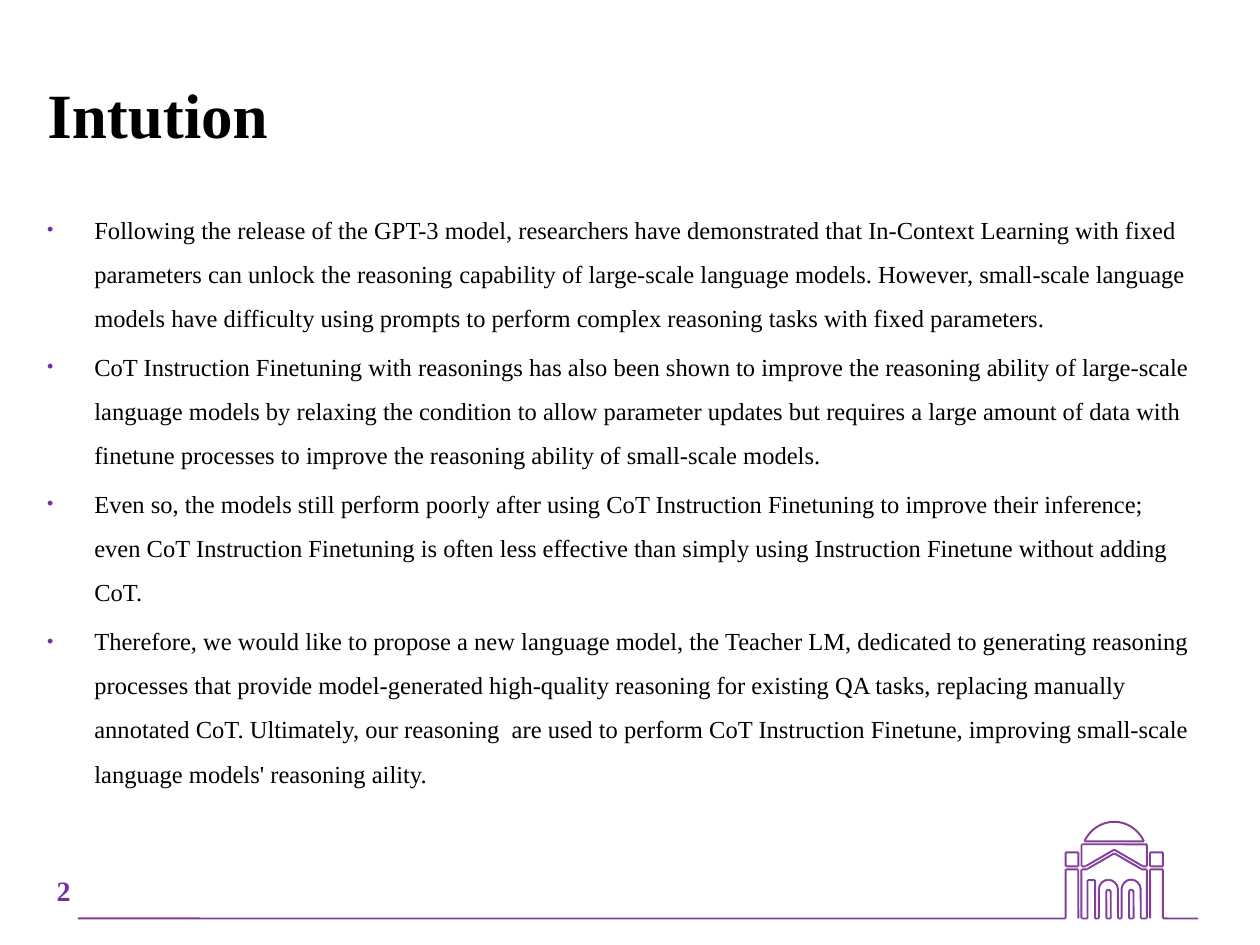
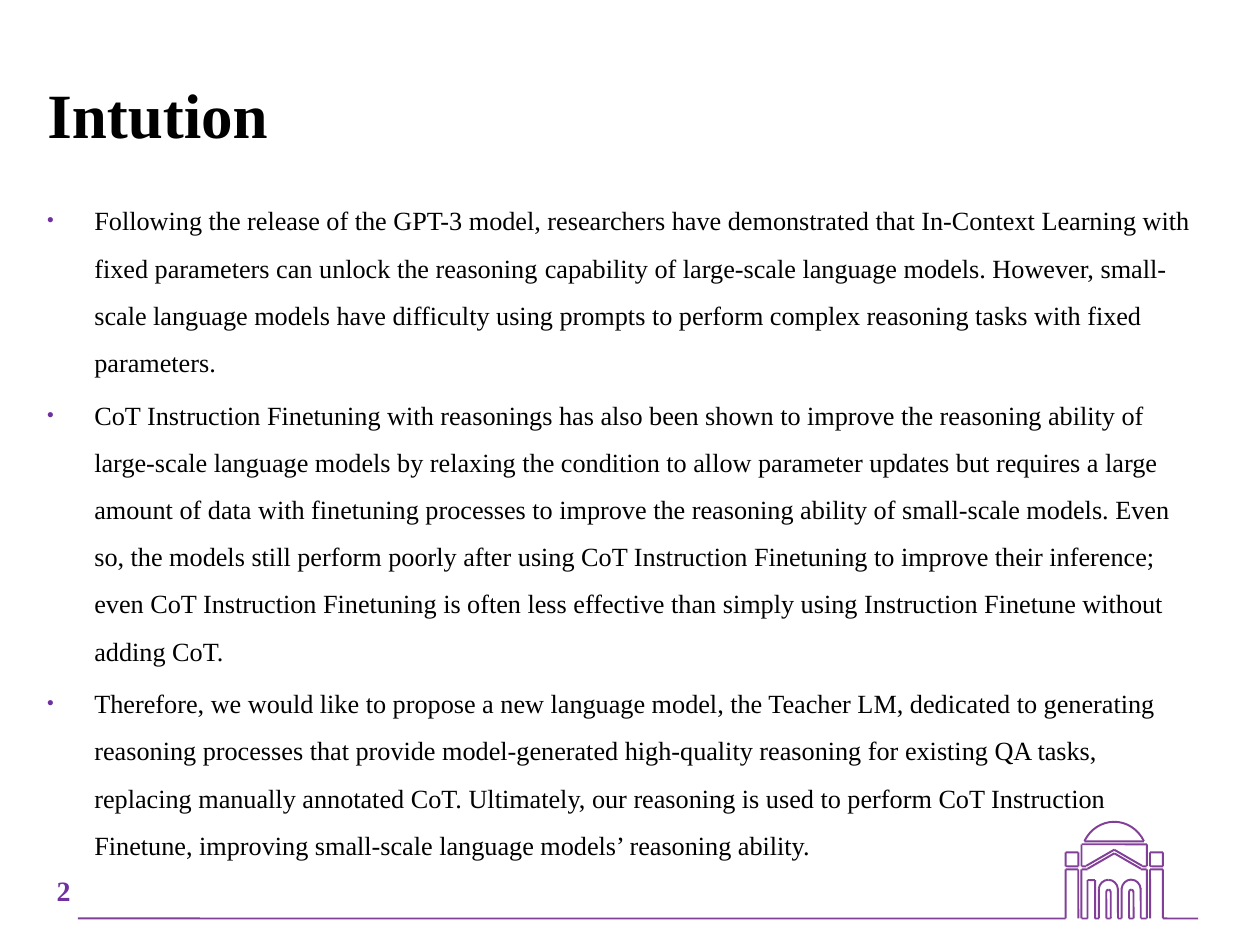
Before and after one commit to zhaochenyang20/ivue_wallpaper, a slide deck: slide 2 of self-info/Teacher LM English.pptx. Drawn at 1260x945 pixels with LibreOffice and Linux fonts; fonts in the diff are those of the drawing; background and template pictures are left out. Boxes give left, top, right and bottom in pixels: in the first picture for what was removed or moved away, otherwise in the second. Text is boxed around its words. In the diff, an @@ line names an element or a change of style, - is before the commit and + after.

```diff
--- a/self-info/Teacher LM English.pptx
+++ b/self-info/Teacher LM English.pptx
@@ text "Following the release of the ...": place and size @@
-text "Following the release of the ..." at box(94, 221, 1188, 788)
+text "Following the release of the ..." at box(94, 211, 1190, 814)
@@ text at box(94, 211, 1190, 378): size 14 to 15 pt in "Following the release of the GPT-3 model, ..." @@
@@ text at box(94, 406, 1169, 814): text changed; size 14 to 15 pt @@
-• CoT Instruction Finetuning with reasonings has also been shown to improve the reasoning ability of large-scale language models by relaxing the condition to allow parameter updates but requires a large amount of data with finetune processes to improve the reasoning ability of small-scale models.
-• Even so, the models still perform poorly after using CoT Instruction Finetuning to improve their inference; even CoT Instruction Finetuning is often less effective than simply using Instruction Finetune without adding CoT.
-• Therefore, we would like to propose a new language model, the Teacher LM, dedicated to generating reasoning processes that provide model-generated high-quality reasoning for existing QA tasks, replacing manually annotated CoT. Ultimately, our reasoning are used to perform CoT Instruction Finetune, improving small-scale language models' reasoning aility.
+• CoT Instruction Finetuning with reasonings has also been shown to improve the reasoning ability of large-scale language models by relaxing the condition to allow parameter updates but requires a large amount of data with finetuning processes to improve the reasoning ability of small-scale models. Even so, the models still perform poorly after using CoT Instruction Finetuning to improve their inference; even CoT Instruction Finetuning is often less effective than simply using Instruction Finetune without adding CoT.
+• Therefore, we would like to propose a new language model, the Teacher LM, dedicated to generating reasoning processes that provide model-generated high-quality reasoning for existing QA tasks, replacing manually annotated CoT. Ultimately, our reasoning is used to perform CoT Instruction Finetune, improving small-scale language models’ reasoning ability.
```
